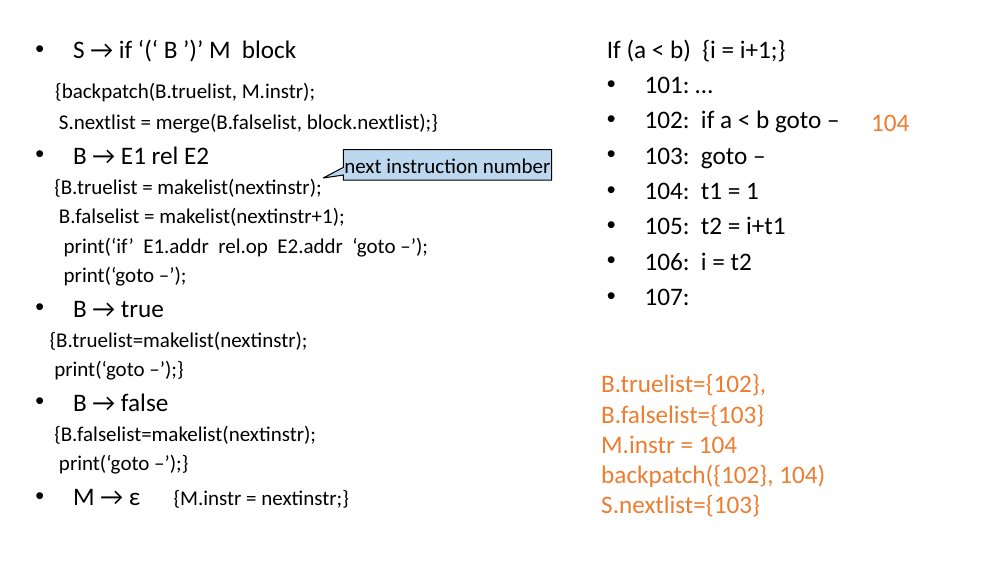
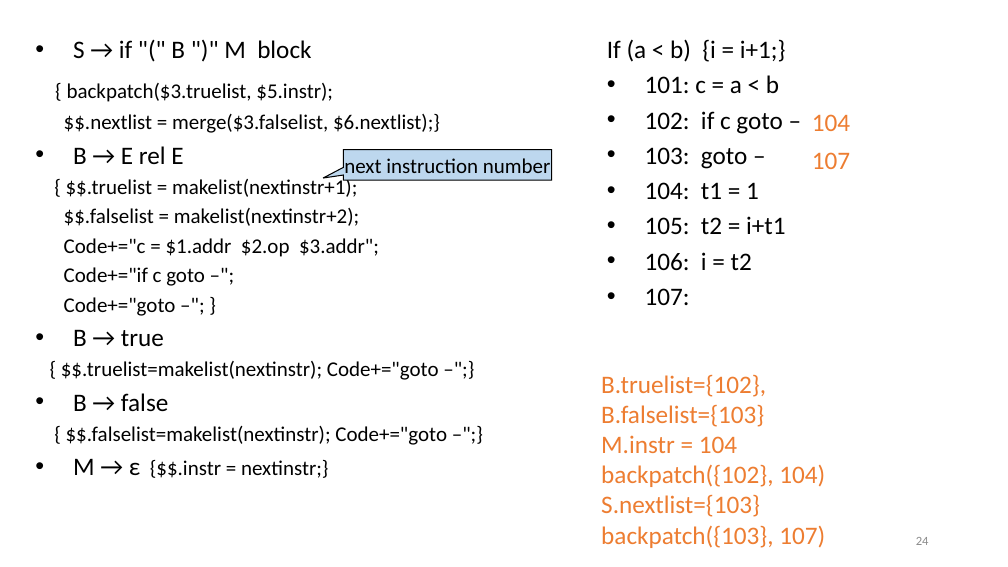
Before and after one commit to anoopsarkar/compilers-class, a slide deck: slide 24 of assets/ppt/codegen/ir.pptx (slide 16 before the commit). Drawn at 1008x567 pixels with LibreOffice and Linux fonts; fonts in the diff are those of the drawing. Boxes give left, top, right and bottom in pixels: in the first picture for what was removed or moved away, otherwise in the second. Text is boxed around its words. In the diff, an @@ line names an element or a change of style, - is before the commit and + after.

```diff
--- a/assets/ppt/codegen/ir.pptx
+++ b/assets/ppt/codegen/ir.pptx
@@ text at [64,40,440,316]: text changed @@
-• S → if ‘(‘ B ’)’ M block
-{backpatch(B.truelist, M.instr);
-S.nextlist = merge(B.falselist, block.nextlist);}
-• B → E1 rel E2
-{B.truelist = makelist(nextinstr);
-B.falselist = makelist(nextinstr+1);
-print(‘if’ E1.addr rel.op E2.addr ‘goto –’);
-print(‘goto –’);
+• S → if "(" B ")" M block
+{ backpatch($3.truelist, $5.instr);
+$$.nextlist = merge($3.falselist, $6.nextlist);}
+• B → E rel E
+{ $$.truelist = makelist(nextinstr+1);
+$$.falselist = makelist(nextinstr+2);
+Code+="c = $1.addr $2.op $3.addr";
+Code+="if c goto –";
+Code+="goto –"; }
@@ text at [645,75,782,134]: text changed @@
-• 101: …
-• 102: if a < b goto –
+• 101: c = a < b
+• 102: if c goto –
@@ text "104": place and size @@
-text "104" at [871,114,909,131]
+text "104" at [812,114,850,131]
@@ text added at [812,152,850,169], 18 pt, text #ED7D31 @@
+107
@@ text at [61,361,439,380]: text changed @@
-{B.truelist=makelist(nextinstr);
-print(‘goto –’);}
+{ $$.truelist=makelist(nextinstr); Code+="goto –";}
@@ text at [66,426,447,478]: text changed @@
-{B.falselist=makelist(nextinstr);
-print(‘goto –’);}
-• M → ε {M.instr = nextinstr;}
+{ $$.falselist=makelist(nextinstr); Code+="goto –";}
+• M → ε {$$.instr = nextinstr;}
@@ text at [601,526,825,548]: paragraph added @@
+  backpatch({103}, 107)
@@ page number added at [916,537,929,545], 9 pt, text #8C8C8C @@
+24
```
Also in this commit, not shown: 34 other slides changed, 7 slides added, 3 slides removed, 1 other file.
